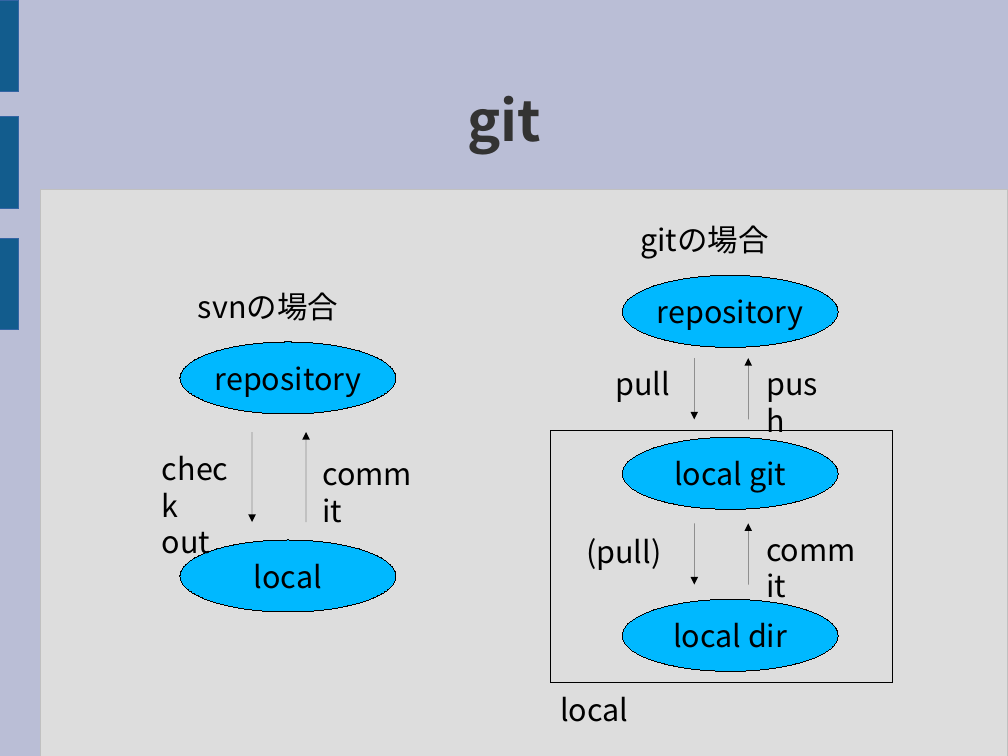
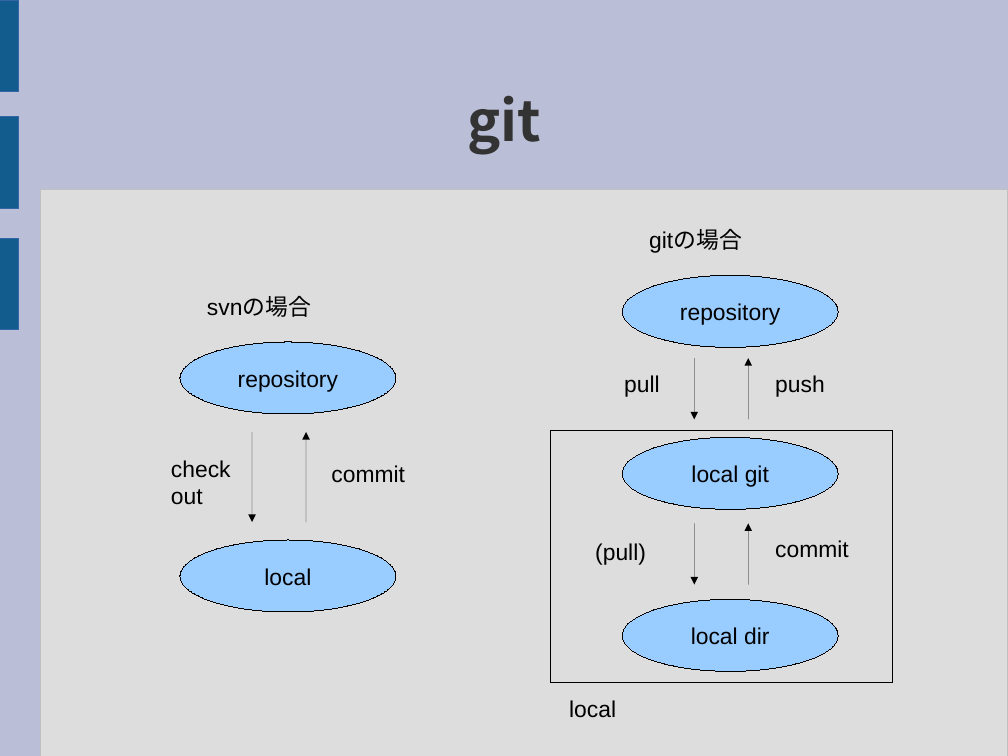
Before and after one commit to red13/presentations, a slide deck: slide 11 of android_2010_report/android_2010_report.odp. Drawn at 1008x756 pixels with LibreOffice and Linux fonts; fonts in the diff are those of the drawing. Boxes give left, top, right and bottom in pixels: in the first picture for what was removed or moved away, otherwise in the second. Text is boxed around its words. In the diff, an @@ line names an element or a change of style, - is before the commit and + after.

```diff
--- a/android_2010_report/android_2010_report.odp
+++ b/android_2010_report/android_2010_report.odp
@@ size 24 to 18 pt, font Noto Sans CJK JP to Arial in 9 elements at [569,700,616,718], [595,543,646,565], [775,540,849,558], [331,465,405,483], [207,297,311,317], [775,375,825,397], [624,375,660,397], [649,230,742,253], [171,460,231,505] @@
@@ size 24 to 18 pt, font Noto Sans CJK JP to Arial; fill #00B8FF to #99CCFF in 5 elements at [180,342,396,414], [180,541,396,613], [623,275,839,348], [623,437,839,509], [623,599,839,671] @@
```
Also in this commit, not shown: 3 other slides changed, 1 other file.
